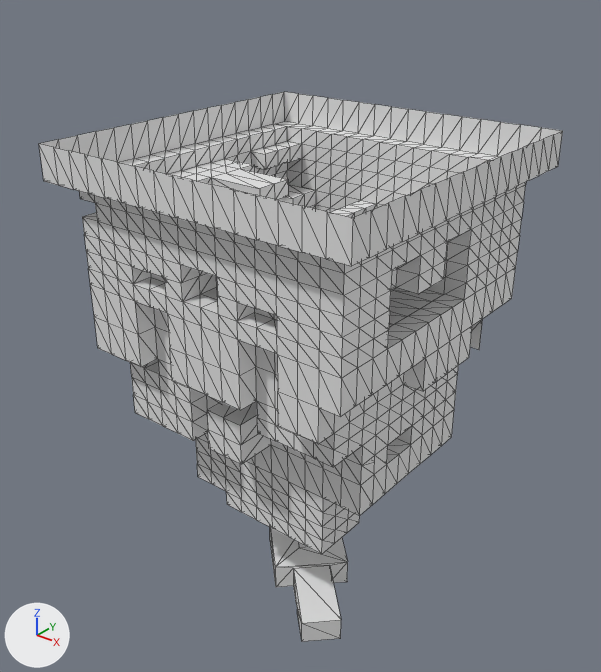
A saved change to the glTF model Meshes/arena.glb.
One viewpoint serves both versions: a 50 mm lens placed at (55.4, -70.8, 64.8), pointed at (-1.0, -0.2, 21.0). Arrows for +X, +Y and +Z are at lower left; the lights stay in place. Mesh edges are drawn as thin lines. Vertices at the same position are counted once.
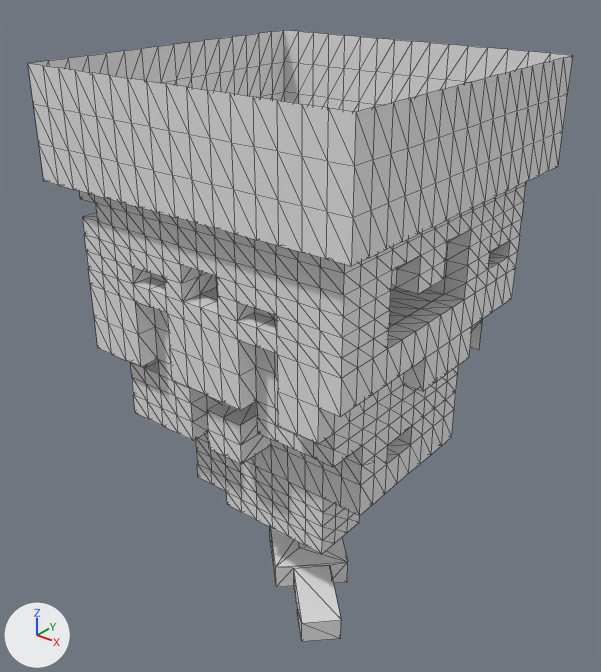
What differs and where, as boxes (x1, y1, x2, y2) in the pictures (601 x 672 px):
'Cube', reshaped (11% taller)
    before: (39, 92, 563, 642)
    after: (28, 30, 573, 642)
part 1 of me_cube, built on
    before: (278, 184, 510, 269)
    after: (488, 241, 510, 269)
part 2 of me_cube, added
    after: (28, 30, 573, 217)

What changed in the scene script:
```text
Change me_cube:
    used by ob_cube; location = (0.0, 0.0, 1.0)
    remove me_cube.from_pydata(...)  # 1509 vertices, 2942 faces; spans x -20.0..20.0, y -20.0..20.0, z -14.0..44.0
    add me_cube.from_pydata(...)  # 1660 vertices, 3246 faces; spans x -20.0..20.0, y -20.0..20.0, z -14.0..52.0
    me_cube part 1
    7 vertices are removed from x -17.5..2.5, y -12.5..0.0, z 34.0..40.0
    44 faces are deleted
    5 vertices are added at (-12.5, -5.0, 37.3), (-5.0, -5.0, 37.3), (-12.5, 5.0, 37.3), (-5.0, 5.0, 37.3), (-20.0, 0.0, 34.0)
    19 new vertices lie (-2.5, 0.0, 0.0) away from vertices in x -17.5..17.5, y -2.5..15.0, z 28.0..36.0
    6 new vertices lie (2.5, 0.0, 0.0) away from vertices in x 10.0, y 10.0..15.0, z 30.0..32.0
    92 new faces join them
    me_cube part 2
    64 new vertices lie (0.0, 0.0, 4.0) away from vertices in x -20.0..20.0, y -20.0..20.0, z 44.0
    64 new vertices lie (0.0, 0.0, 4.0) away from vertices in x -20.0..20.0, y -20.0..20.0, z 48.0
    256 new faces join them
```
